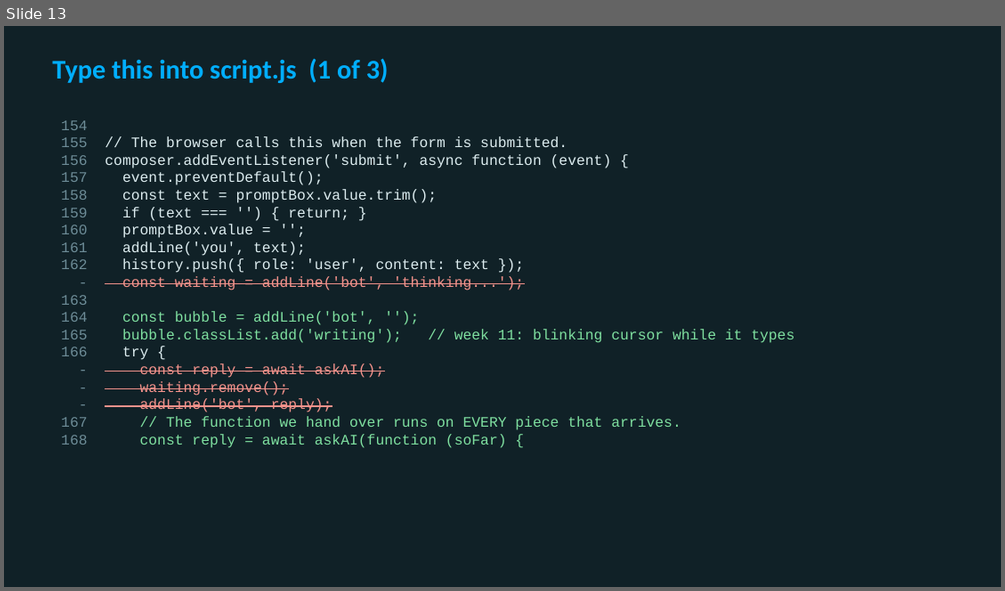
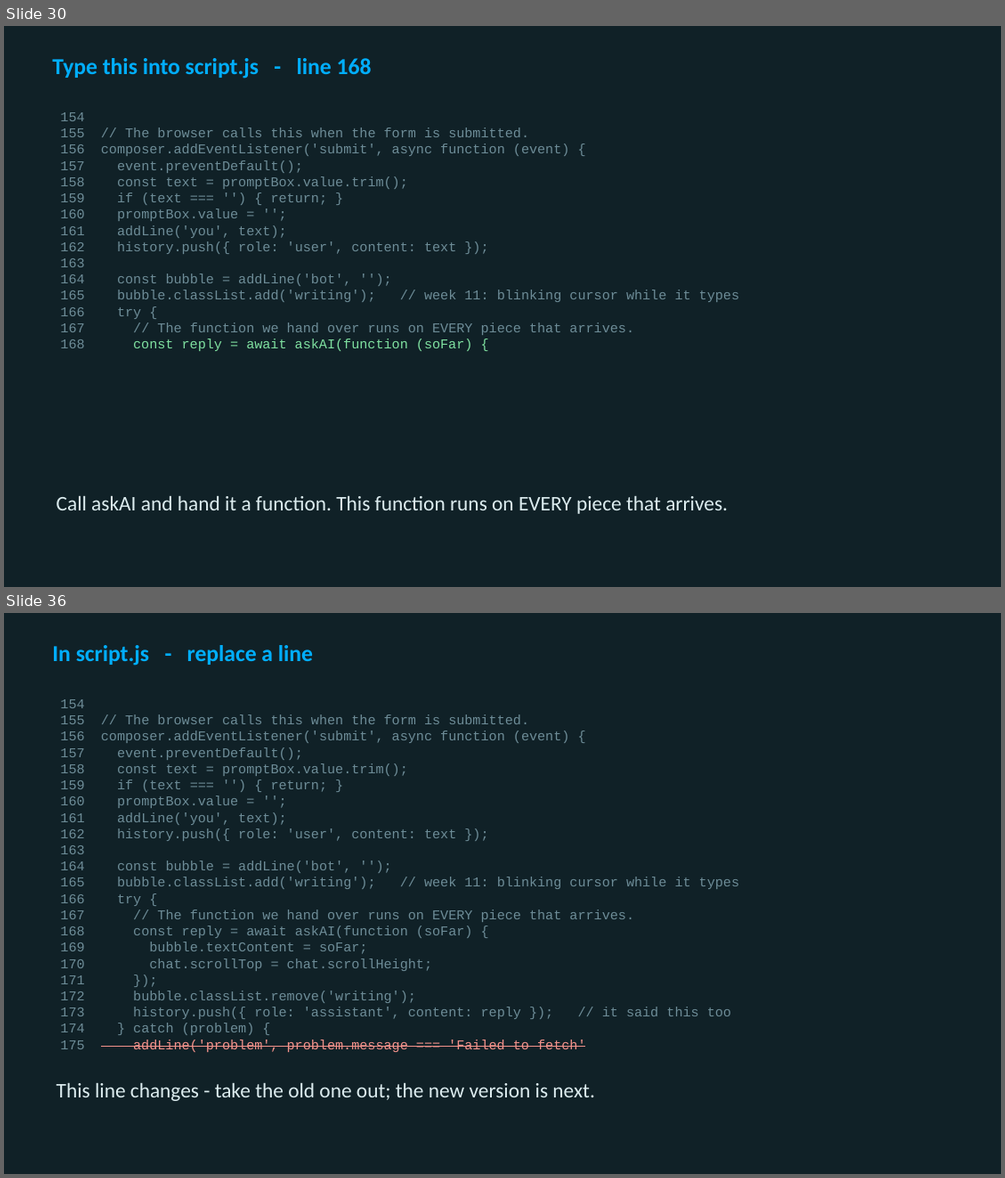
Before and after one commit to utgapps/utgapps.github.io, a slide deck: ai101/slides/week-11.pptx. Shown one above the other, each under a label of ours: slide 13 before the commit, slides 30 and 36 after it; the slides between them are not shown. The pictures are 1005x591 and 1005x1178 pixels, drawn with LibreOffice and Linux fonts; fonts in the diff are those of the drawing. Boxes give left, top, right and bottom in pixels: in the first picture for what was removed or moved away, otherwise in the second. Text is boxed around its words. In the diff, an @@ line names an element or a change of style, - is before the commit and + after.

```diff
--- a/ai101/slides/week-11.pptx
+++ b/ai101/slides/week-11.pptx
@@ slide 36 added at box(4, 613, 1001, 1174), background #102127 @@
@@ text added at box(52, 645, 313, 666), 22 pt, text #01AEFD, bold @@
+In script.js - replace a line
@@ text added at box(60, 699, 739, 1052), 13 pt, text #6D8C97 @@
+154
+155 // The browser calls this when the form is submitted.
+156 composer.addEventListener('submit', async function (event) {
+157 event.preventDefault();
+158 const text = promptBox.value.trim();
+159 if (text === '') { return; }
+160 promptBox.value = '';
+161 addLine('you', text);
+162 history.push({ role: 'user', content: text });
+163
+164 const bubble = addLine('bot', '');
+165 bubble.classList.add('writing'); // week 11: blinking cursor while it types
+166 try {
+167 // The function we hand over runs on EVERY piece that arrives.
+168 const reply = await askAI(function (soFar) {
+169 bubble.textContent = soFar;
+170 chat.scrollTop = chat.scrollHeight;
+171 });
+172 bubble.classList.remove('writing');
+173 history.push({ role: 'assistant', content: reply }); // it said this too
+174 } catch (problem) {
+175 addLine('problem', problem.message === 'Failed to fetch'
@@ text added at box(57, 1082, 594, 1101), 20 pt, text #DCECEF @@
+This line changes - take the old one out; the new version is next.
@@ what was slide 13 is now slide 30 @@
@@ slide 30 changed as well @@
@@ text at box(52, 58, 372, 79): text changed; size 26 to 22 pt @@
-Type this into script.js (1 of 3)
+Type this into script.js - line 168
@@ text "154": place and size @@
-text "154" at box(61, 120, 794, 448)
+text "154" at box(60, 112, 739, 351)
@@ text "154" at box(60, 112, 739, 351): size 14 to 13 pt; text colour #DCECEF to #6D8C97 in "// The browser calls this when the ...", "composer.addEventListener('submit', async function (event) {", "event.preventDefault();", "const text = promptBox.value.trim();" and 5 more places; text colour #7FE0A0 to #6D8C97 in "const bubble = addLine('bot', '');", "bubble.classList.add('writing'); // week 11: blinking cursor ...", "// The function we hand over runs ..." @@
@@ text at box(122, 276, 524, 290): paragraph removed @@
-- const waiting = addLine('bot', 'thinking...');
@@ text at box(140, 363, 384, 412): paragraphs removed @@
-- const reply = await askAI();
-- waiting.remove();
-- addLine('bot', reply);
@@ text added at box(57, 495, 728, 514), 20 pt, text #DCECEF @@
+Call askAI and hand it a function. This function runs on EVERY piece that arrives.
```
Also in this commit, not shown: 6 other slides changed, 39 other slides added, 2 slides removed, 18 other files.
